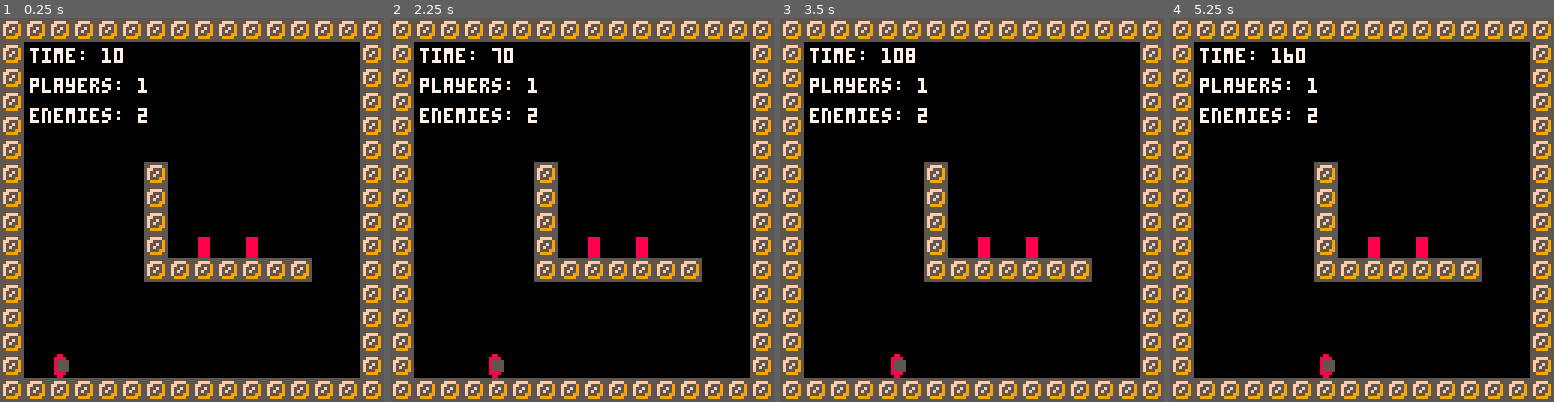
Above: before the commit, frames 1-4 (left to right).
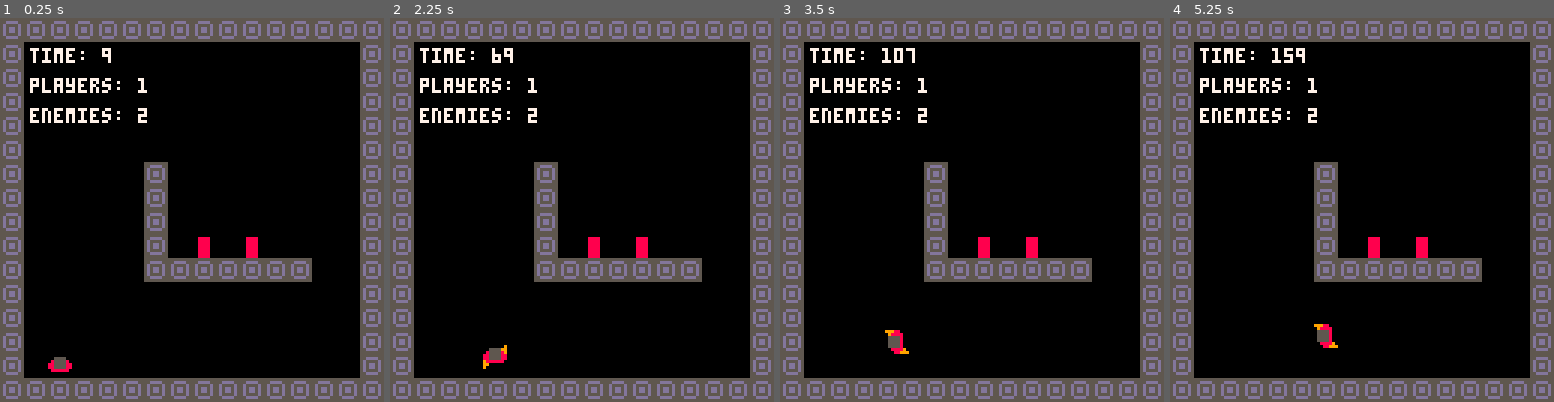
Above: after the commit, the same moments.

Repository: RachelKLowe/dgen
Game: PICO-8 cartridge dgen.p8
Two runs of this game, one before a commit and one after it. Both use one fixed random seed, a clock stepped at 60 frames per second and the inputs below.
Inputs:
- Up to frame 1 (0.25 s): no input
- Up to frame 2 (2.25 s): hold Right 1.6-2.1 s; hold Up from 2.15 s (still down)
- Up to frame 3 (3.5 s): release Up at 2.42 s; hold Right 2.47-3.03 s; hold Left from 3.08 s (still down)
- Up to frame 4 (5.25 s): release Left at 3.58 s; hold Down 3.63-3.97 s; hold Right 4.02-4.68 s; hold Up 4.73-5.03 s; hold Left from 5.08 s (still down)

The runs differ from the first frame. In frame 1, 9.9% of the frame differs, in the area x 0-100%, y 0-100%; in frame 2, 10%; in frame 3, 10%; in frame 4, 10%.

Commit message:
Bunch of stuff - added directional animated sprites and todos

Diff:
--- a/dgen.p8
+++ b/dgen.p8
@@ -2,7 +2,43 @@
 version 4
 __lua__
 --dgen - d/generation inspired
---puzzle shooter by haze-ai
+--puzzle shooter by kenny lowe
+
+--programming
+--
+
+--lowhanging
+--todo-refactor for single player only
+--todo-refactor for shorter variable names
+--todo-more global vars less magic numbers
+--todo-exit tiles and level advancement
+--todo-map out sprite flag use
+--todo-level # text fade in lvl start
+--todo-basic ui elements
+
+--states
+--todo-menu screen
+--todo-intro sequence
+--todo-game over screen
+--todo-win screen
+
+--major game mechanics
+--todo-bouncing ball enemies
+--todo-hidden employee enemies
+--todo-turrets
+--todo-rescuable employees
+--todo-switches that open doors
+--todo-terminals w story
+--todo-laser beam
+
+--asset generation
+--
+
+--music/sfx
+--
+
+--level design
+--
 
 --built in callbacks
 
@@ -13,9 +49,11 @@
  l=0
  --state
  s="play"
-
- player={}
- enemy={}
+ --debug message
+ debug=""
+
+ spr_layout=get_spr_layout()
+
  load_lvl()
 end
 
@@ -43,12 +81,71 @@
  print("time: "..t,10,10,7)
  print("players: "..#player,10,20,7)
  print("enemies: "..#enemy,10,30,7)
+ if (debug!="") then
+  print("debug: "..debug,10,40,7)
+ end
  map(l*16,flr(l/16),0,0,16,16)
  foreach(player,draw_player)
  foreach(enemy,draw_enemy)
 end
 
 --utility functions
+
+function is_solid(s)
+ return fget(s, 0)
+end
+
+
+function get_spr_layout()
+ s_l={}
+ s_l.n=get_spr_orientation("n")
+ s_l.ne=get_spr_orientation("ne")
+ s_l.e=get_spr_orientation("e")
+ s_l.se=get_spr_orientation("se")
+ s_l.s=get_spr_orientation("s")
+ s_l.sw=get_spr_orientation("sw")
+ s_l.w=get_spr_orientation("w")
+ s_l.nw=get_spr_orientation("nw")
+ return s_l
+end
+
+function get_spr_orientation(dir)
+ o={}
+ if (dir=="n") then
+  o.row=0
+  o.fy=false
+  o.fx=false
+ elseif (dir=="ne") then
+  o.row=2
+  o.fy=false
+  o.fx=false
+ elseif (dir=="e") then
+  o.row=1
+  o.fy=false
+  o.fx=false
+ elseif (dir=="se") then
+  o.row=2
+  o.fy=true
+  o.fx=false
+ elseif (dir=="s") then
+  o.row=0
+  o.fy=true
+  o.fx=false
+ elseif (dir=="sw") then
+  o.row=2
+  o.fy=true
+  o.fx=true
+ elseif (dir=="w") then
+  o.row=1
+  o.fy=false
+  o.fx=true
+ elseif (dir=="nw") then
+  o.row=2
+  o.fy=false
+  o.fx=true
+ end
+ return o
+end
 
 function clear_cel(x,y)
  mset(l*16+x,flr(l/16)+y,0)
@@ -62,9 +159,9 @@
 --correct level
 
 function load_lvl()
- e={}
- p={}
- t+=1
+ enemy={}
+ player={}
+ t=0
  for y=0,15 do for x=0,15 do
   val=mget(l*16+x,flr(l/16)+y)
   if (val==34) then
@@ -79,38 +176,129 @@
 
 function spawn_player(x,y)
  t+=1
- local p = {}
+ local p={}
  p.x=x*8
  p.y=y*8
- p.w=4
- p.h=7
- p.sprite=34
+ p.cx=x+4
+ p.cy=y+4
+ p.r=4
+ p.facing="n"
+ p.sprite_start=18
+ p.sprite=18
+ p.moving=false
+ p.anim_frame=0
+ p.max_frame=3
  clear_cel(x,y)
  add(player,p)
 end
 
 function update_player(p)
  t+=1
+ p.prev_facing=p.facing
+ p.facing=""
+ p.moving=false
+ p.ny=p.y
+ p.nx=p.x
+ if (btn(2)) then
+  if (btn(0) or btn(1)) then
+   p.ny-=.67
+  else
+   p.ny-=1
+  end
+  p.facing="n"
+  p.moving=true
+ elseif (btn(3)) then
+  if (btn(0) or btn(1)) then
+   p.ny+=.67
+  else
+   p.ny+=1
+  end
+  p.facing="s"
+  p.moving=true
+ end
  if (btn(1)) then
-  p.x+=1
+  if (btn(2) or btn(3)) then
+   p.nx+=.67
+  else
+   p.nx+=1
+  end
+  p.facing=p.facing.."e"
+  p.moving=true
  elseif (btn(0)) then
-  p.x-=1
- end
+  if (btn(2) or btn(3)) then
+   p.nx-=.67
+  else
+   p.nx-=1
+  end
+  p.facing=p.facing.."w"
+  p.moving=true
+ end
+ --next center x/y
+ p.ncx=p.nx+4
+ p.ncy=p.ny+4
+ --lookahead
+ p.colx=p.ncx
+ p.coly=p.ncy
+ if (p.facing=="n") then
+  p.coly=p.coly-p.r
+ elseif (p.facing=="ne") then
+  p.coly=p.coly-(p.r*.67)
+  p.colx=p.colx+(p.r*.67)
+ elseif (p.facing=="e") then
+  p.colx=p.colx+p.r
+ elseif (p.facing=="se") then
+  p.coly=p.coly+(p.r*.67)
+  p.colx=p.colx+(p.r*.67)
+ elseif (p.facing=="s") then
+  p.coly=p.coly+p.r
+ elseif (p.facing=="sw") then
+  p.coly=p.coly+(p.r*.67)
+  p.colx=p.colx-(p.r*.67)
+ elseif (p.facing=="w") then
+  p.colx=p.colx-p.r
+ elseif (p.facing=="nw") then
+  p.coly=p.coly-(p.r*.67)
+  p.colx=p.colx-(p.r*.67)
+ end
+ --collisioncheck
+ next_tile=mget((l*16+(p.colx/8)),
+                (l*16+(p.coly/8)))
+ if is_solid(next_tile) then
+  p.moving=false
+ else
+  p.x=p.nx
+  p.y=p.ny
+ end
+ if (p.moving==true) then
+  if (p.anim_frame<p.max_frame) then
+   p.anim_frame+=1
+  else
+   p.anim_frame=0
+  end
+ else
+  p.anim_frame=0
+  p.facing=p.prev_facing
+ end
+ p.sprite=p.sprite_start
+ p.sprite=p.sprite+(spr_layout[p.facing].row*16)
+ p.sprite=p.sprite+p.anim_frame
 end
 
 function draw_player(p)
- spr(p.sprite, p.x, p.y)
+ spr(p.sprite, p.x, p.y, 1, 1,
+     spr_layout[p.facing].fx,
+     spr_layout[p.facing].fy)
 end
 
 --enemy functions
 
 function spawn_enemy(x,y,sprite)
- local e = {}
- e.x = x*8
- e.y = y*8
- e.w = 4
- e.h = 7
- e.sprite = sprite
+ local e={}
+ e.x=x*8
+ e.y=y*8
+ e.w=4
+ e.h=7
+ e.sprite=sprite
  clear_cel(x,y)
  add(enemy,e)
 end
@@ -123,12 +311,12 @@
 end
 __gfx__
 0000000055555555bbbbbbbb00000000000000000000000000000000000000000000000000000000000000000000000000000000000000000000000000000000
-0000000055ffff55bbbbbbbb00000000000000000000000000000000000000000000000000000000000000000000000000000000000000000000000000000000
-000000005ff55595b8bbbbbb00000000000000000000000000000000000000000000000000000000000000000000000000000000000000000000000000000000
-000000005f55f595bbbbbbbb00000000000000000000000000000000000000000000000000000000000000000000000000000000000000000000000000000000
-000000005f5f5595b88bbbbb00000000000000000000000000000000000000000000000000000000000000000000000000000000000000000000000000000000
-000000005f555995bbbbb8bb00000000000000000000000000000000000000000000000000000000000000000000000000000000000000000000000000000000
-0000000055999955bbb88bbb00000000000000000000000000000000000000000000000000000000000000000000000000000000000000000000000000000000
+0000000055dddd55bbbbbbbb00000000000000000000000000000000000000000000000000000000000000000000000000000000000000000000000000000000
+000000005d5555d5b8bbbbbb00000000000000000000000000000000000000000000000000000000000000000000000000000000000000000000000000000000
+000000005d5dd5d5bbbbbbbb00000000000000000000000000000000000000000000000000000000000000000000000000000000000000000000000000000000
+000000005d5dd5d5b88bbbbb00000000000000000000000000000000000000000000000000000000000000000000000000000000000000000000000000000000
+000000005d5555d5bbbbb8bb00000000000000000000000000000000000000000000000000000000000000000000000000000000000000000000000000000000
+0000000055dddd55bbb88bbb00000000000000000000000000000000000000000000000000000000000000000000000000000000000000000000000000000000
 0000000055555555bbbbbbbb00000000000000000000000000000000000000000000000000000000000000000000000000000000000000000000000000000000
 00000000000000000000000090000000000000000000000900000000000000000000000000000000000000000000000000000000000000000000000000000000
 00000000000000000055550099555500005555000055559900000000000000000000000000000000000000000000000000000000000000000000000000000000
